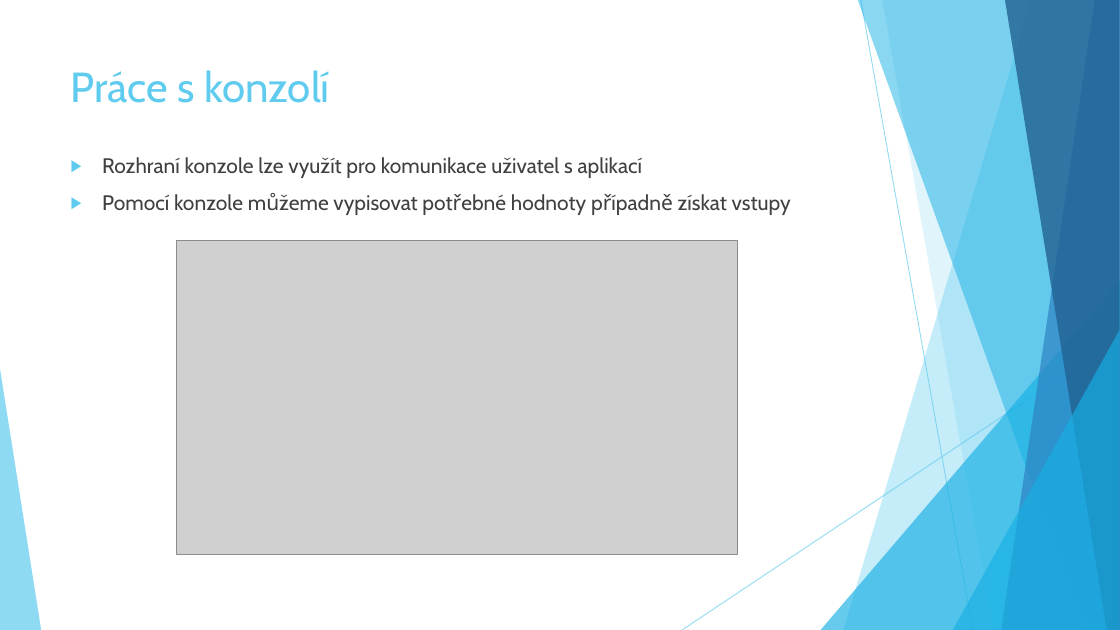
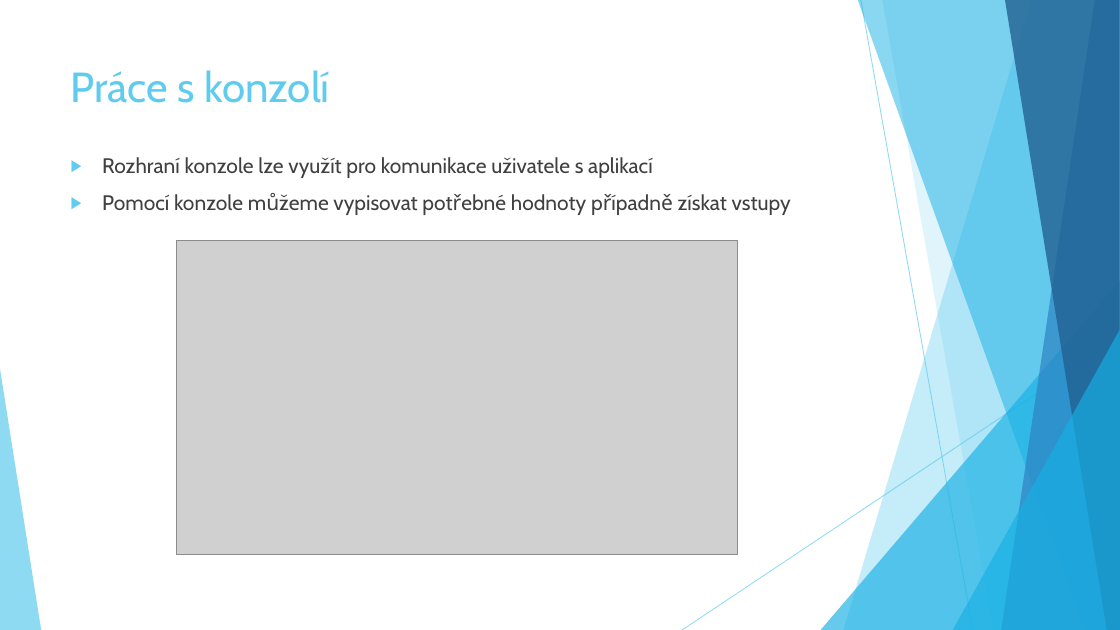
Before and after one commit to dawissl/hradebni, a slide deck: slide 9 of Prezentace/PGM_06.pptx. Drawn at 1120x630 pixels with LibreOffice and Linux fonts; fonts in the diff are those of the drawing; grey boxes stand for pictures. Boxes give left, top, right and bottom in pixels: in the first picture for what was removed or moved away, otherwise in the second. Text is boxed around its words. In the diff, an @@ line names an element or a change of style, - is before the commit and + after.

```diff
--- a/Prezentace/PGM_06.pptx
+++ b/Prezentace/PGM_06.pptx
@@ text at bbox=[102, 157, 653, 178]: text changed @@
-▶ Rozhraní konzole lze využít pro komunikace uživatel s aplikací
+▶ Rozhraní konzole lze využít pro komunikace uživatele s aplikací
```
Also in this commit, not shown: 5 other slides changed, 3 other files.
